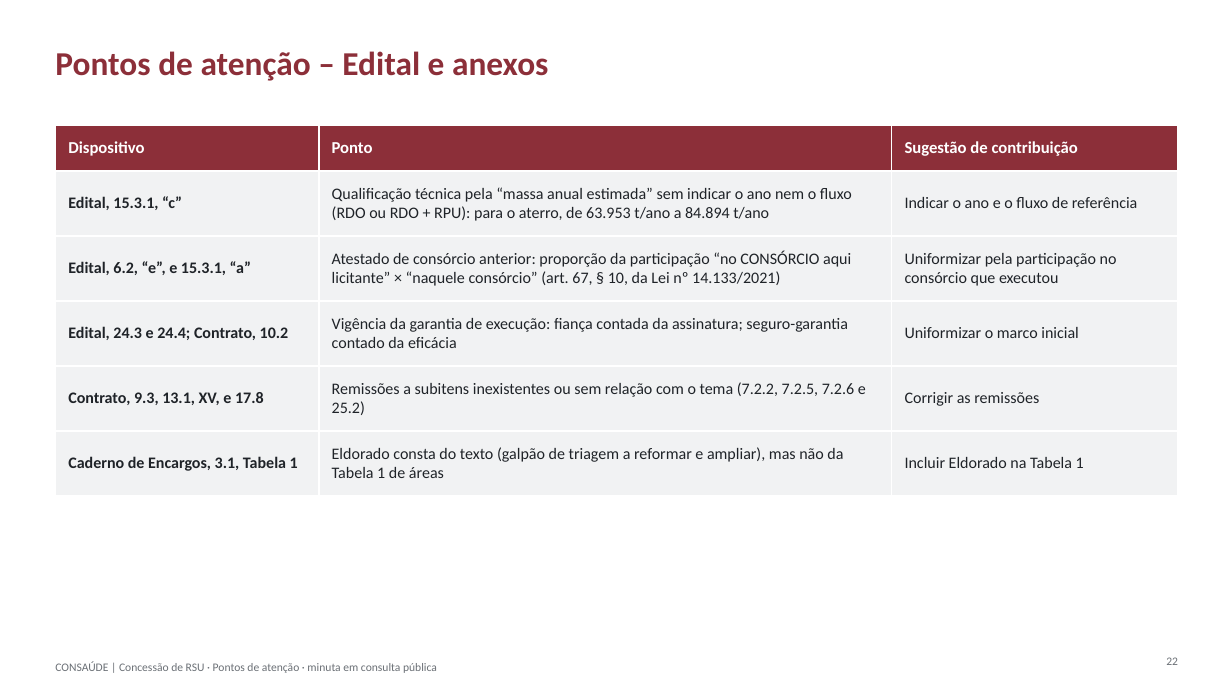
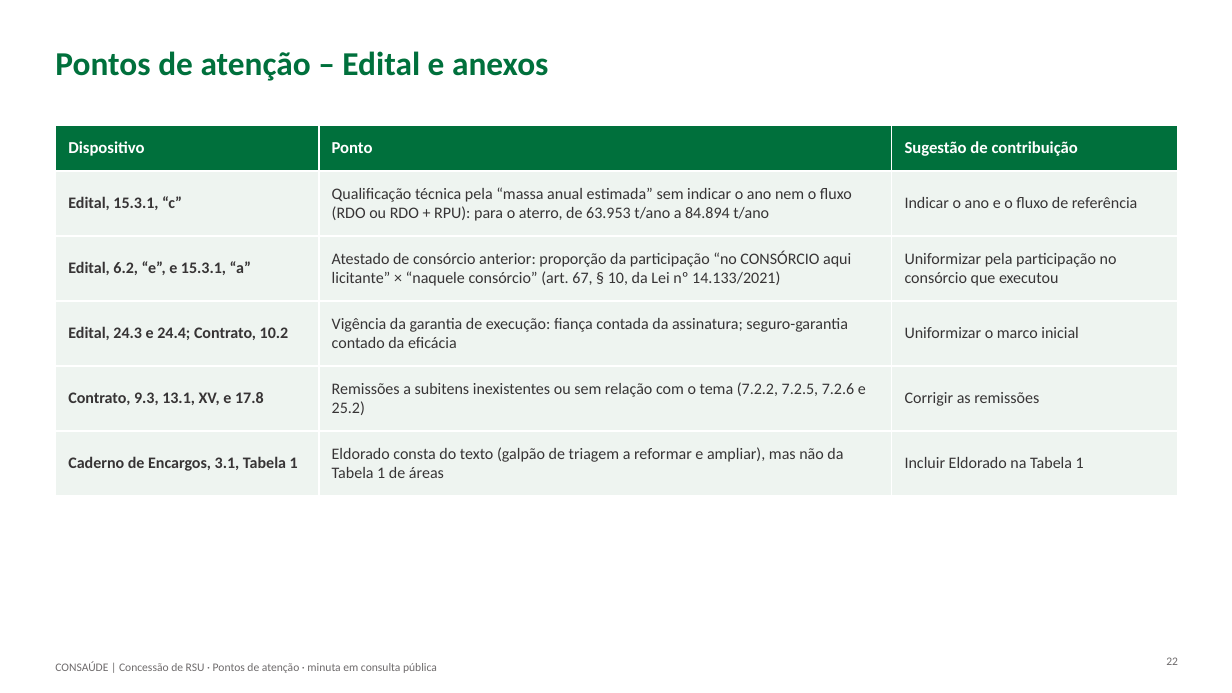
Before and after one commit to matheusdagostino-cyber/Solvi, a slide deck: slide 22 of concessoes/consaude-conc-2026/output/pontos-de-atencao-2026-10-08.pptx. Drawn at 1232x693 pixels with LibreOffice and Linux fonts; fonts in the diff are those of the drawing. Boxes give left, top, right and bottom in pixels: in the first picture for what was removed or moved away, otherwise in the second. Text is boxed around its words. In the diff, an @@ line names an element or a change of style, - is before the commit and + after.

```diff
--- a/concessoes/consaude-conc-2026/output/pontos-de-atencao-2026-10-08.pptx
+++ b/concessoes/consaude-conc-2026/output/pontos-de-atencao-2026-10-08.pptx
@@ title "Pontos de atenção – Edital ..." at (55, 51, 548, 81): text colour #8C2F39 to #00703C @@
@@ table at (55, 125, 1178, 482) @@
@@ fill #8C2F39 to #00703C in row 1 @@
@@ fill #F1F2F3 to #EEF4F0 in 15 cells @@
@@ text colour #1F2328 to #373435 @@
```
Also in this commit, not shown: 20 other slides changed, 1 other file.
